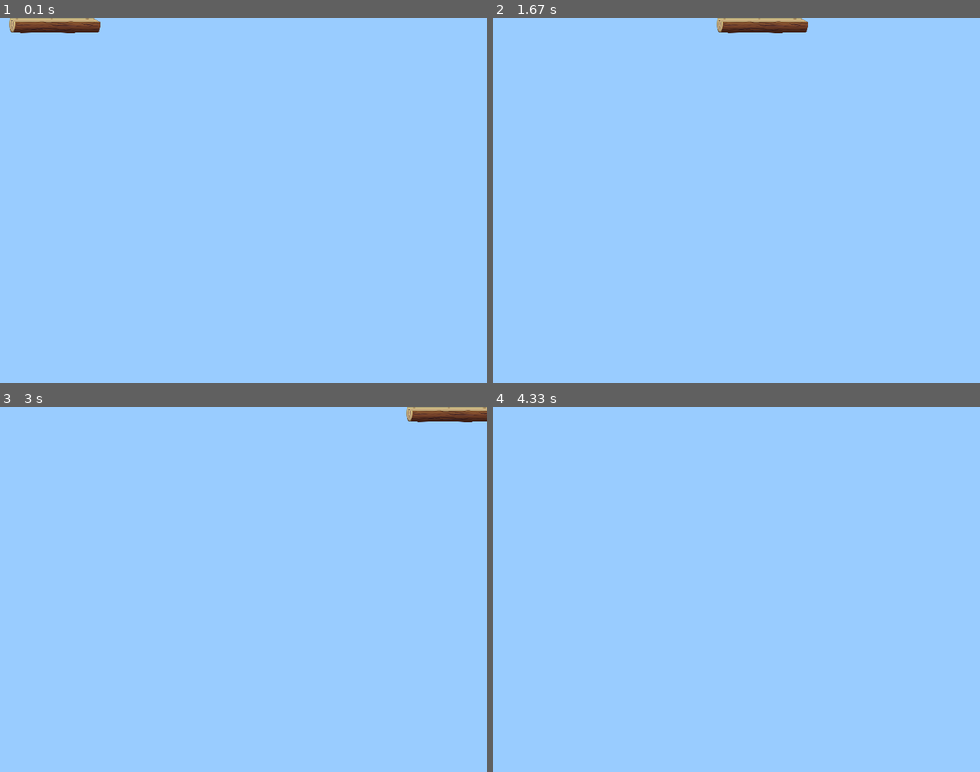
Above: before the commit, frames 1-4 (two rows, left to right).
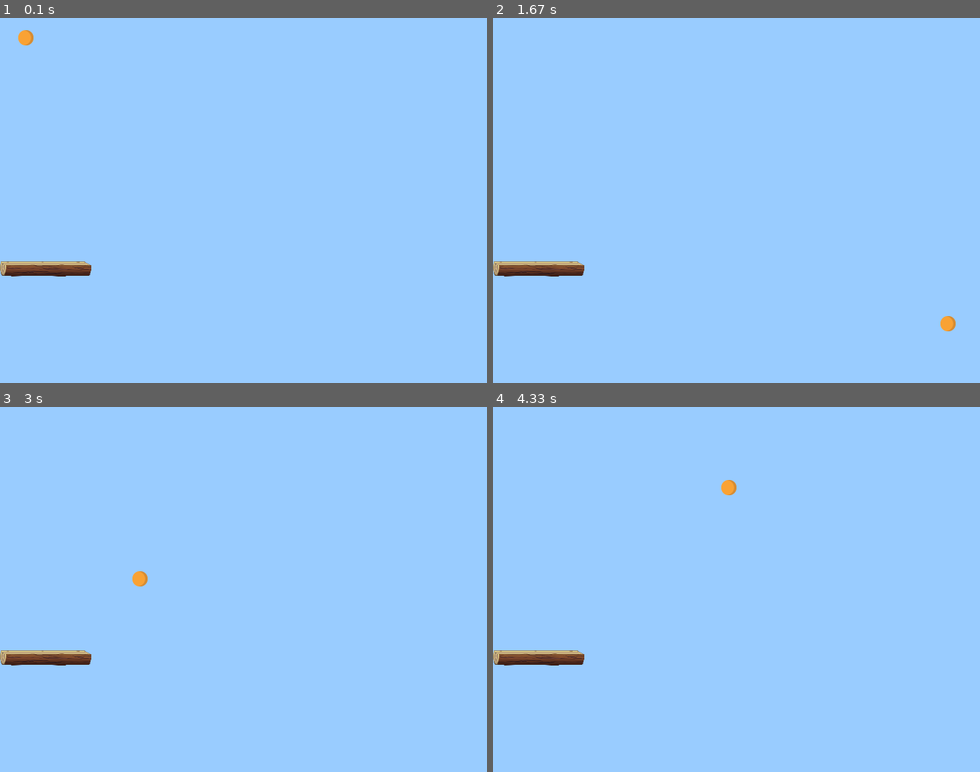
Above: after the commit, the same moments.

Repository: KasparPlaas/Python
Game: pygame game, started from PyGame/Harjutus5.py
The game is run twice, just before and just after one commit, with the same random seed, the same clock (stepped at 60 frames per second) and the same inputs.
Inputs:
- Up to frame 1 (0.1 s): no input
- Up to frame 2 (1.67 s): no input
- Up to frame 3 (3 s): no input
- Up to frame 4 (4.33 s): no input

The runs differ from the first frame. In frame 1, 1.6% of the frame differs, in the area x 0-21%, y 0-71%; in frame 2, 1.6%, in the area x 0-95%, y 0-86%; in frame 3, 1.5%; in frame 4, 0.9%.

Commit message:
Update Harjutus5.py

Diff:
--- a/PyGame/Harjutus5.py
+++ b/PyGame/Harjutus5.py
@@ -40,7 +40,7 @@
 
 #kiirus ja asukoht
 posX, posY = 0, 0
-speedX = 3
+speedX, speedY = 3, 4
 
 gameover = False
 while not gameover:
@@ -53,9 +53,23 @@
            sys.exit()
 
     #pildi lisamine ekraanile
-    screen.blit(alus, (posX,posY))
+
+    screen.blit(pall, (posX,posY))
 
     posX += speedX
+    posY += speedY
+    if posX > screenX-pall.get_rect().width or posX < 0:
+        speedX = -speedX
+
+    if posY > screenY-pall.get_rect().height or posY < 0:
+        speedY = -speedY
+
+    posXX, posYY = 0, 0
+    screen.blit(alus, (posXX,screenY/1.5))
+
+    posX += speedX
+    if posX > screenX-pall.get_rect().width or posXX < 0:
+        speedX = -speedX
 
     #graafika kuvamine ekraanil
     pygame.display.flip()
